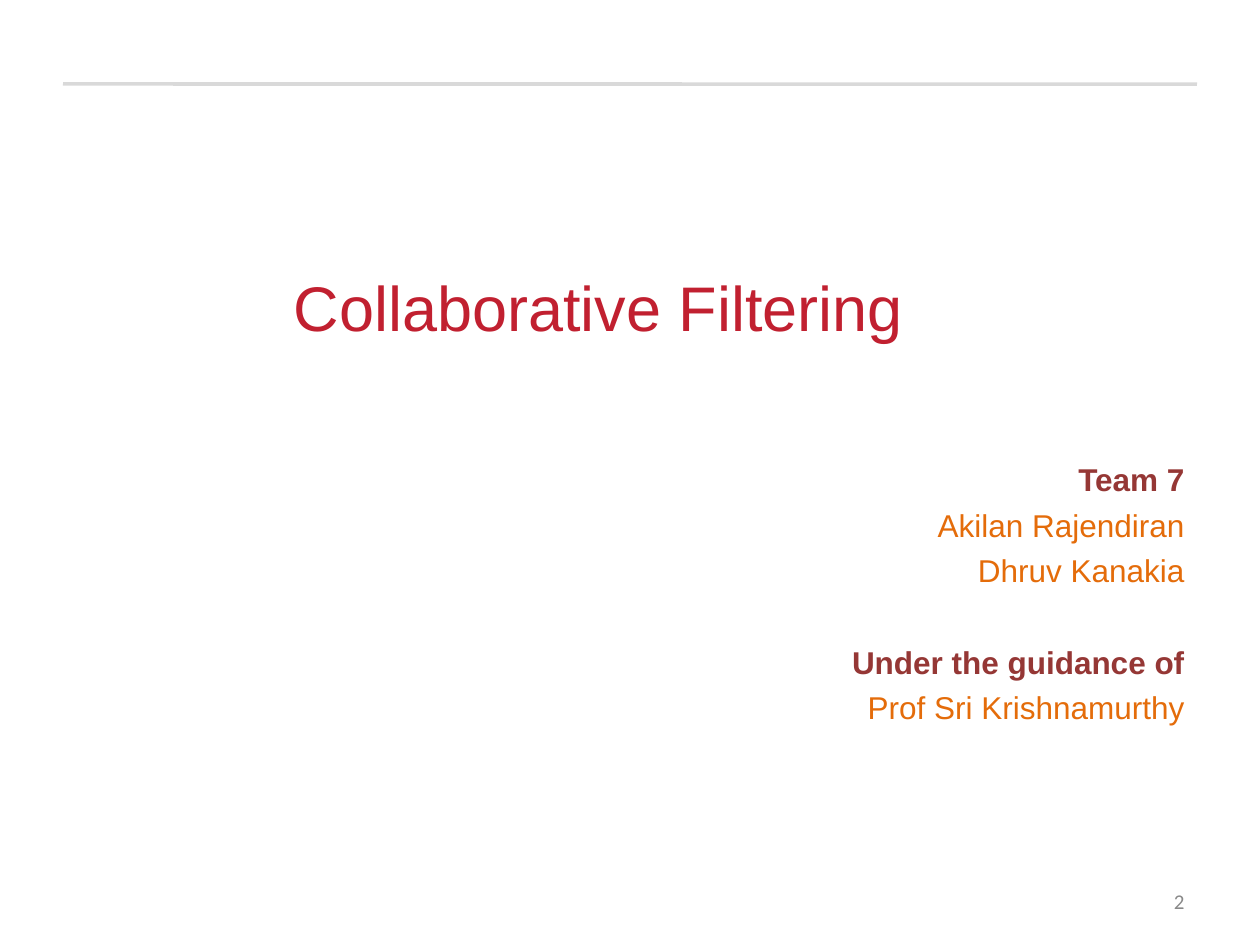
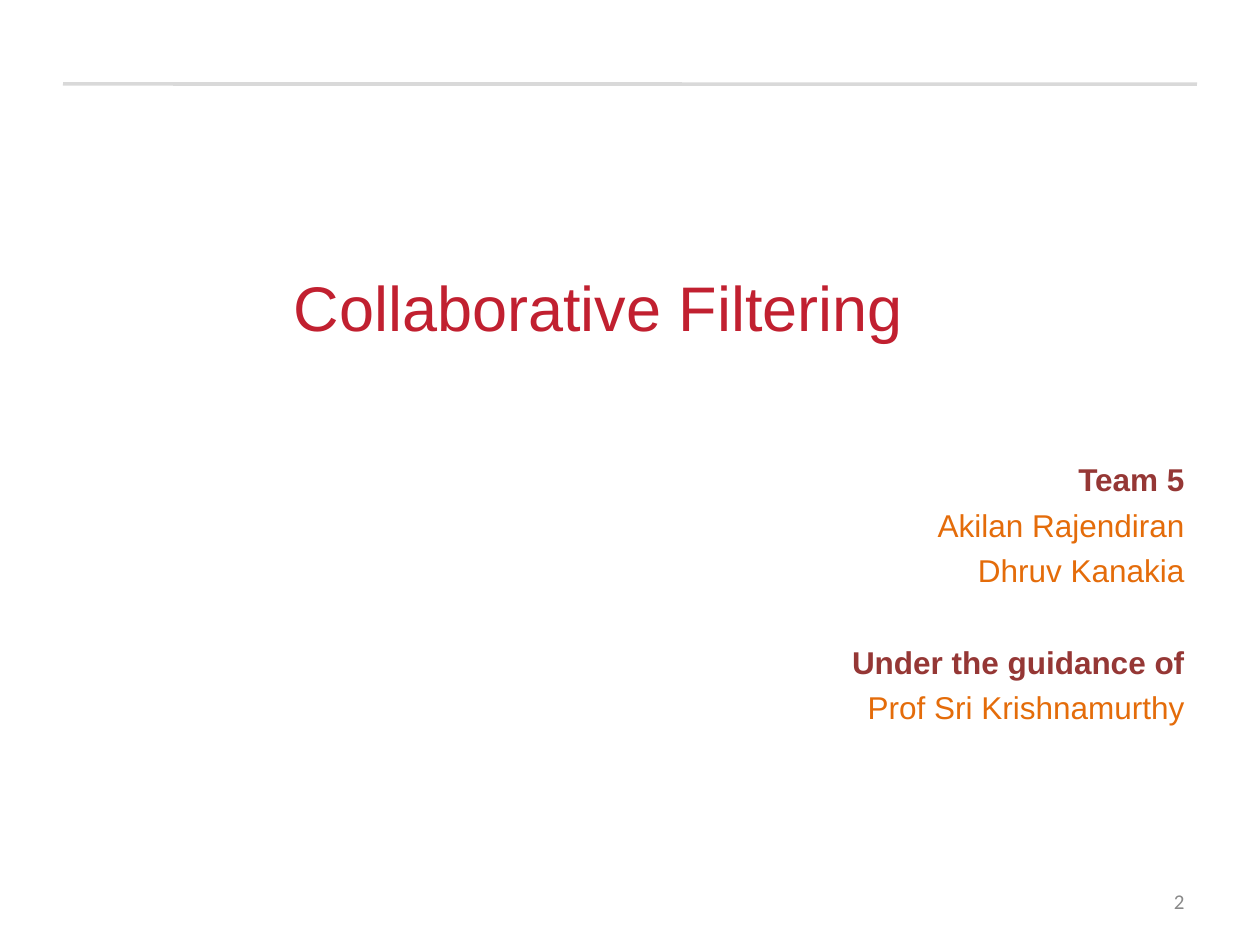
Before and after one commit to Akil06/Collaborative_Filtering_Presenation, a slide deck: slide 2 of Team5_Collaborative_filtering.ppt. Drawn at 1260x945 pixels with LibreOffice and Linux fonts; fonts in the diff are those of the drawing; background and template pictures are left out. Boxes give left, top, right and bottom in pixels: in the first picture for what was removed or moved away, otherwise in the second. Text is boxed around its words. In the diff, an @@ line names an element or a change of style, - is before the commit and + after.

```diff
--- a/Team5_Collaborative_filtering.ppt
+++ b/Team5_Collaborative_filtering.ppt
@@ text at (1078, 469, 1185, 492): text changed @@
-Team 7
+Team 5
```
Also in this commit, not shown: 2 other slides changed, 1 other file.
